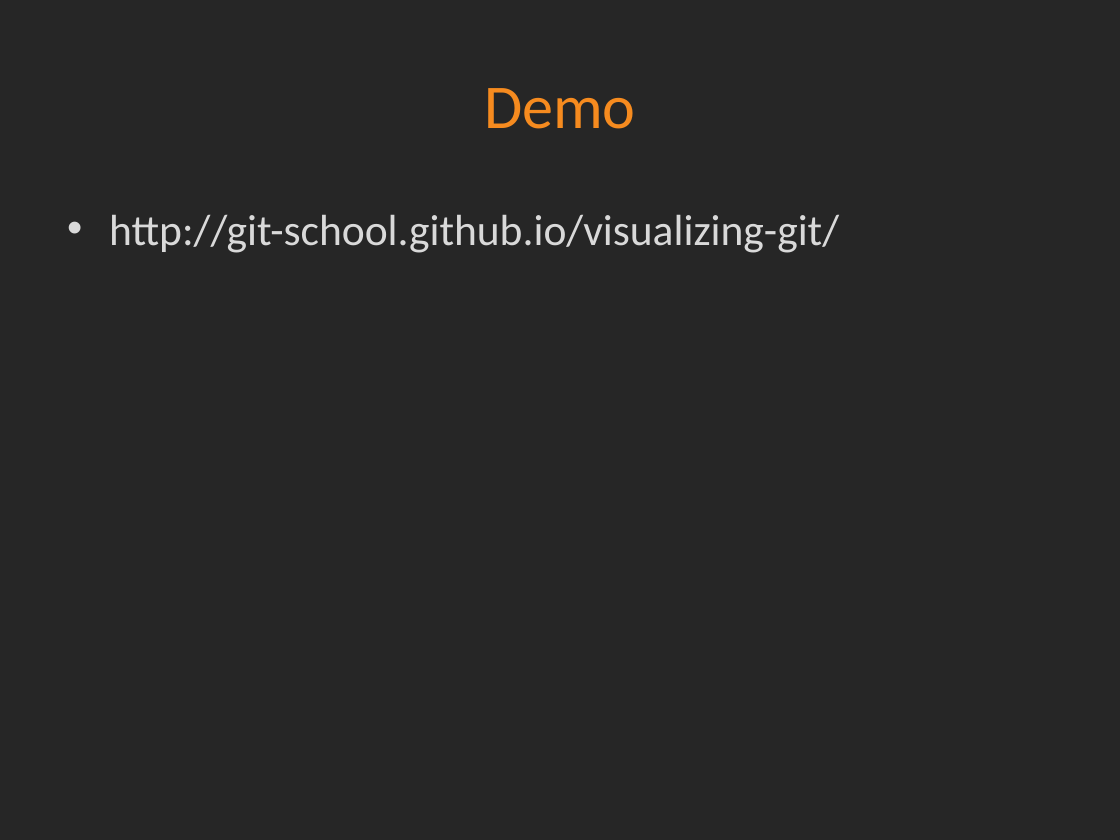
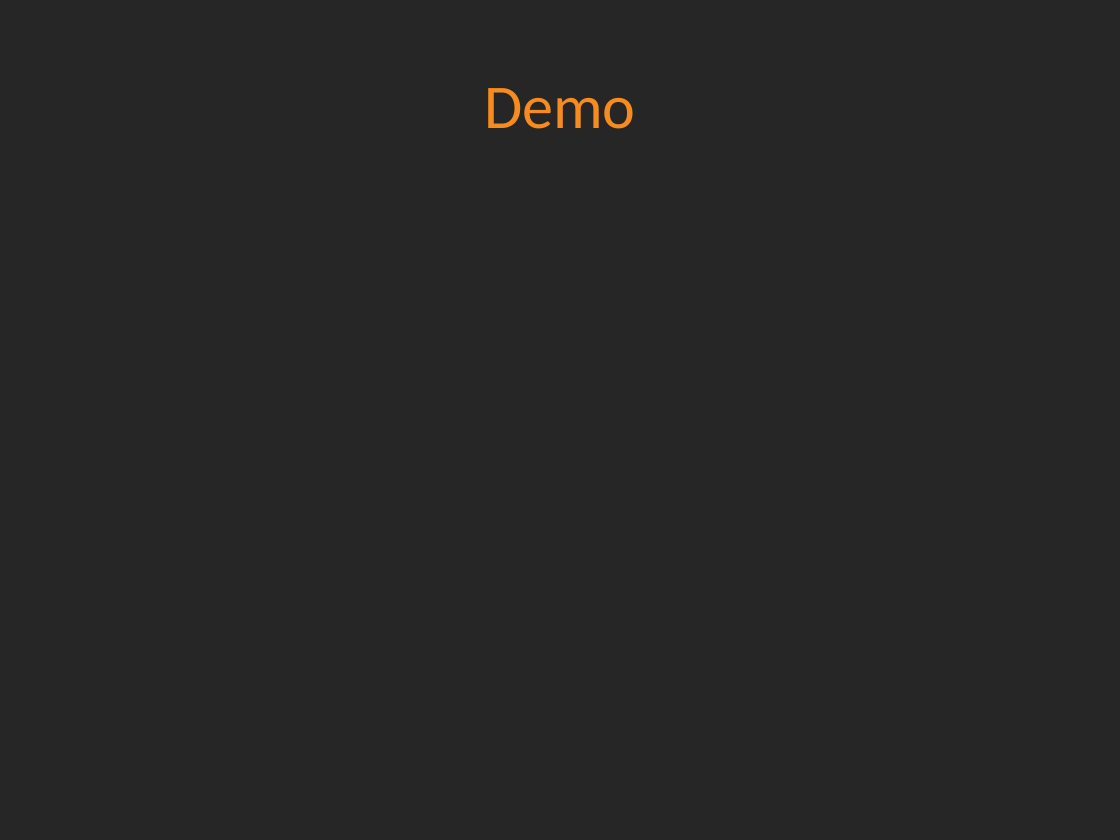
Before and after one commit to ActiveSolution/introduction-to-git, a slide deck: slide 9 of slides/Introduction to git.pptx. Drawn at 1120x840 pixels with LibreOffice and Linux fonts; fonts in the diff are those of the drawing; background and template pictures are left out. Boxes give left, top, right and bottom in pixels: in the first picture for what was removed or moved away, otherwise in the second. Text is boxed around its words. In the diff, an @@ line names an element or a change of style, - is before the commit and + after.

```diff
--- a/slides/Introduction to git.pptx
+++ b/slides/Introduction to git.pptx
@@ text removed at [109, 214, 839, 253] @@
-• http://git-school.github.io/visualizing-git/
```
Also in this commit, not shown: 2 other slides changed.
